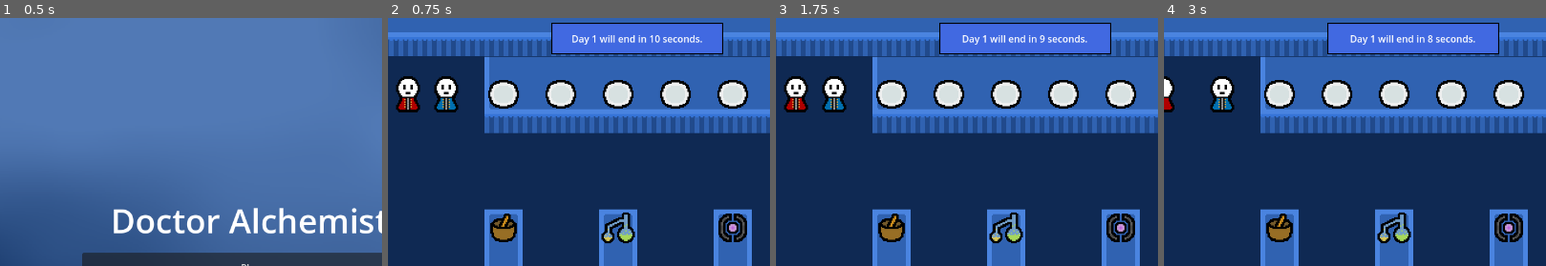
Above: before the commit, frames 1-4 (left to right).
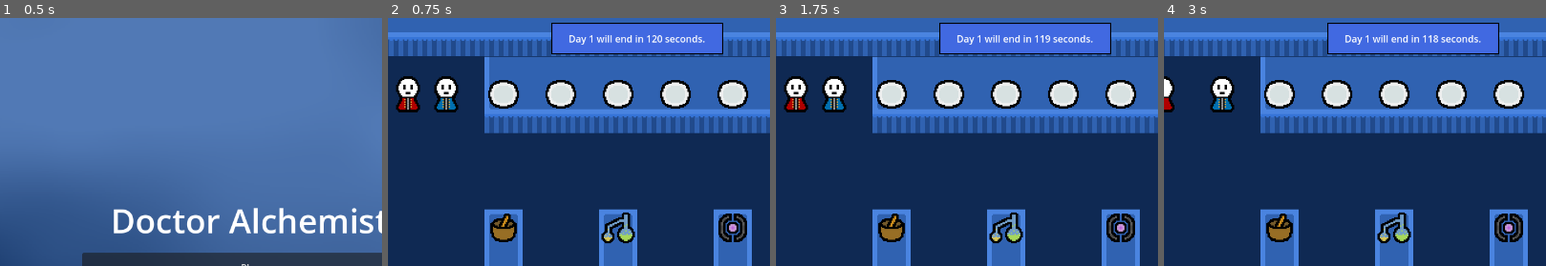
Above: after the commit, the same moments.

Repository: gwompy/doctor-alchemist
Game: Godot game, scene res://scenes/title_screen.tscn
Same seed, same stepped clock (60 frames per second), same inputs: the game is played once before the commit and once after it.
Inputs:
- Up to frame 1 (0.5 s): no input
- Up to frame 2 (0.75 s): click "Play" at 0.5 s
- Up to frame 3 (1.75 s): tap Enter at 1.25 s; hold Q (interact_player0) from 1.28 s (still down)
- Up to frame 4 (3 s): tap Space at 2 s; release Q (interact_player0) at 2.03 s; tap U (interact_player1) at 2.1 s; tap Enter at 2.75 s; hold A (key_a) from 2.78 s (still down)
The pictures show only the part of the screen within x 17-67%, y 0-50%; the shares and areas given below are measured in that part.

Frame 1 is identical in both runs. In frame 2, 0.7% of the frame differs, in the area x 47-83%, y 6-11%; in frame 3, 0.6%; in frame 4, 0.6%.

Commit message:
Update Daytimer.gd
the day now lasts the proper 120 seconds (2 minutes).

Diff:
--- a/scripts/Daytimer.gd
+++ b/scripts/Daytimer.gd
@@ -3,7 +3,7 @@
 
 
 @onready var label = $"../DayTimer"
-var time_left = 10.0
+var time_left = 120.0
 
 
 func _ready():
